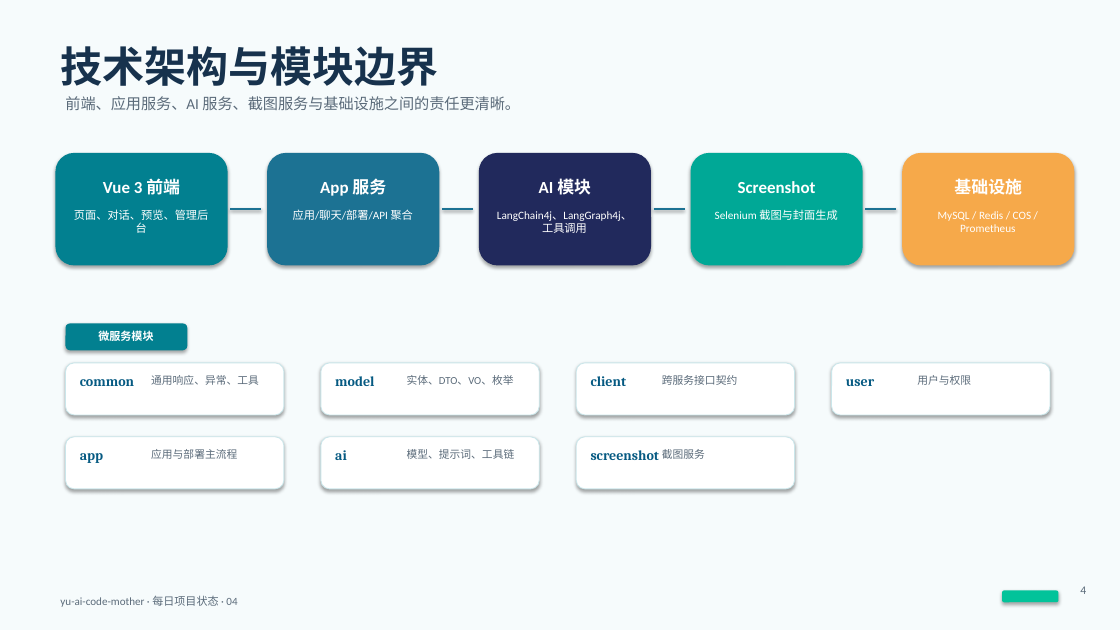
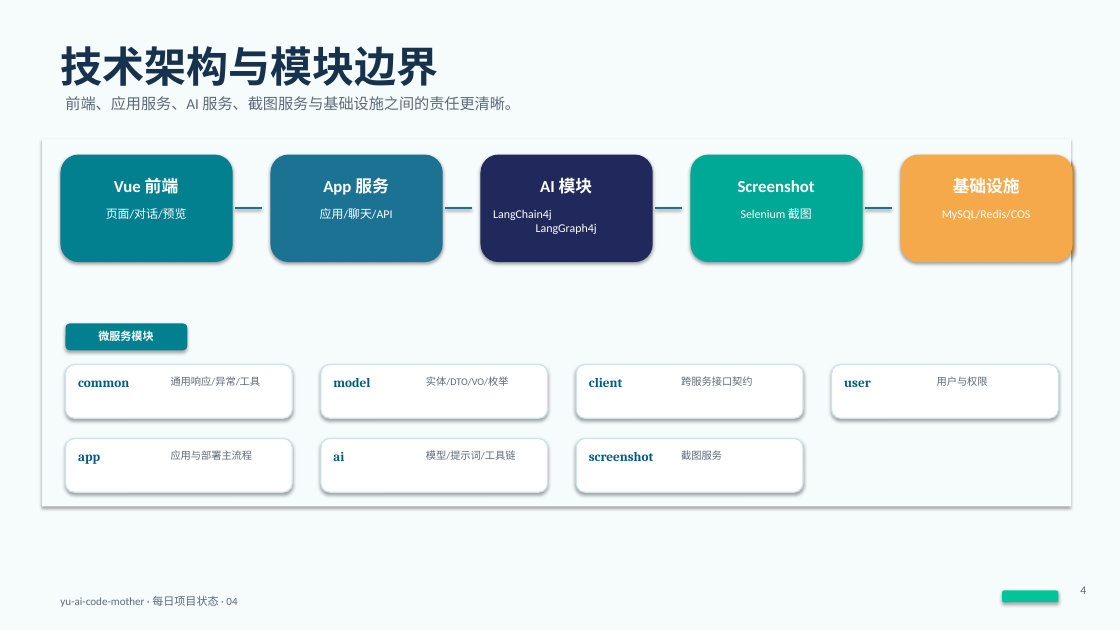
Before and after one commit to liyupi/yu-ai-code-mother, a slide deck: slide 4 of docs/reports/project-status-2026-06-03.pptx. Drawn at 1120x630 pixels with LibreOffice and Linux fonts; fonts in the diff are those of the drawing. Boxes give left, top, right and bottom in pixels: in the first picture for what was removed or moved away, otherwise in the second. Text is boxed around its words. In the diff, an @@ line names an element or a change of style, - is before the commit and + after.

```diff
--- a/docs/reports/project-status-2026-06-03.pptx
+++ b/docs/reports/project-status-2026-06-03.pptx
@@ rectangle added at <box>42,139,1071,507</box>, fill #F6FBFC @@
@@ rounded rectangle added at <box>60,155,233,262</box>, fill #028090 @@
@@ text at <box>114,175,179,197</box>: text changed; size 14.5 to 14.4 pt @@
-Vue 3 前端
+Vue 前端
@@ rounded rectangle added at <box>271,155,443,262</box>, fill #1C7293 @@
@@ size 14.5 to 14.4 pt in 4 elements at <box>738,180,815,192</box>, <box>540,178,593,194</box>, <box>953,178,1020,194</box>, <box>323,178,389,195</box> @@
@@ rounded rectangle added at <box>481,155,653,262</box>, fill #21295C @@
@@ rounded rectangle added at <box>691,155,863,262</box>, fill #00A896 @@
@@ rounded rectangle added at <box>901,155,1073,262</box>, fill #F6A94A @@
@@ text at <box>106,208,187,219</box>: text changed; size 9.6 to 10.2 pt @@
-页面、对话、预览、管理后台
+页面/对话/预览
@@ line added from (235, 208) to (262, 208), #1C7293 2 pt @@
@@ text at <box>320,208,393,219</box>: text changed; size 9.6 to 10.2 pt @@
-应用/聊天/部署/API 聚合
+应用/聊天/API
@@ line added from (445, 208) to (472, 208), #1C7293 2 pt @@
@@ line added from (655, 208) to (682, 208), #1C7293 2 pt @@
@@ text at <box>741,208,812,219</box>: text changed; size 9.6 to 10.2 pt @@
-Selenium 截图与封面生成
+Selenium 截图
@@ line added from (865, 208) to (892, 208), #1C7293 2 pt @@
@@ text at <box>942,209,1031,220</box>: text changed; size 9.6 to 10.2 pt @@
-MySQL / Redis / COS / Prometheus
+MySQL/Redis/COS
@@ text at <box>493,210,597,234</box>: text changed; size 9.6 to 10.2 pt @@
-LangChain4j、LangGraph4j、工具调用
+LangChain4j
+LangGraph4j
@@ rounded rectangle added at <box>66,365,292,418</box>, fill #FFFFFF, outline #CAE6EA 1 pt @@
@@ text at <box>171,376,261,386</box>: text changed; size 9.2 to 8.8 pt @@
-通用响应、异常、工具
+通用响应/异常/工具
@@ rounded rectangle added at <box>321,365,548,418</box>, fill #FFFFFF, outline #CAE6EA 1 pt @@
@@ text at <box>426,376,509,386</box>: text changed; size 9.2 to 8.8 pt @@
-实体、DTO、VO、枚举
+实体/DTO/VO/枚举
@@ rounded rectangle added at <box>576,365,803,418</box>, fill #FFFFFF, outline #CAE6EA 1 pt @@
@@ text "跨服务接口契约": place and size @@
-text "跨服务接口契约" at <box>662,375,737,385</box>
+text "跨服务接口契约" at <box>681,376,752,386</box>
@@ rounded rectangle added at <box>832,365,1059,418</box>, fill #FFFFFF, outline #CAE6EA 1 pt @@
@@ text "用户与权限": place and size @@
-text "用户与权限" at <box>917,375,971,385</box>
+text "用户与权限" at <box>937,376,988,386</box>
@@ rounded rectangle added at <box>66,439,292,492</box>, fill #FFFFFF, outline #CAE6EA 1 pt @@
@@ rounded rectangle added at <box>321,439,548,492</box>, fill #FFFFFF, outline #CAE6EA 1 pt @@
@@ rounded rectangle added at <box>576,439,803,492</box>, fill #FFFFFF, outline #CAE6EA 1 pt @@
@@ size 12 to 11.3 pt in 7 elements at <box>78,380,129,387</box>, <box>78,454,100,464</box>, <box>333,378,370,387</box>, <box>589,378,623,387</box>, <box>844,380,871,387</box>, <box>333,452,344,461</box>, <box>589,452,654,461</box> @@
@@ size 9.2 to 8.8 pt in 4 elements at <box>681,376,752,386</box>, <box>681,450,722,460</box>, <box>937,376,988,386</box>, <box>171,450,253,460</box> @@
@@ text "应用与部署主流程": place and size @@
-text "应用与部署主流程" at <box>151,449,237,459</box>
+text "应用与部署主流程" at <box>171,450,253,460</box>
@@ text at <box>426,450,516,460</box>: text changed; size 9.2 to 8.8 pt @@
-模型、提示词、工具链
+模型/提示词/工具链
@@ text "截图服务": place and size @@
-text "截图服务" at <box>662,449,705,459</box>
+text "截图服务" at <box>681,450,722,460</box>
```
Also in this commit, not shown: 3 other slides changed.
